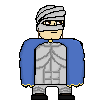
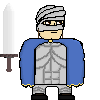
The second 100 × 100 image is a revision of the first. Changes to its layers:
added layer "Sword" above "cape" over [0, 3, 18, 72]
